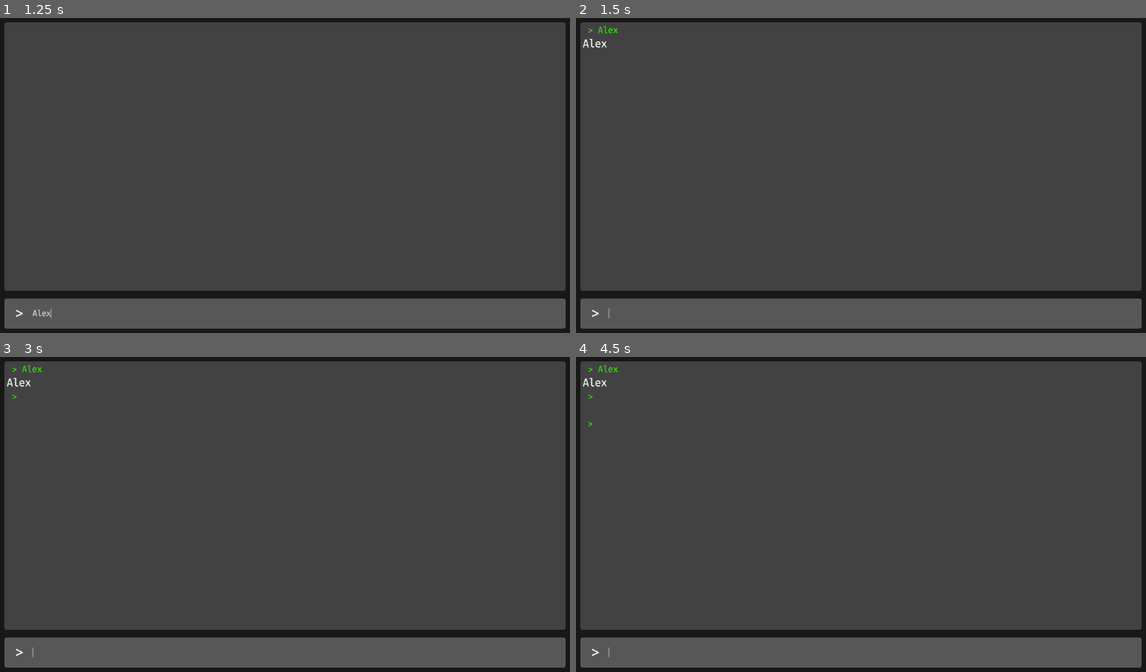
Above: before the commit, frames 1-4 (two rows, left to right).
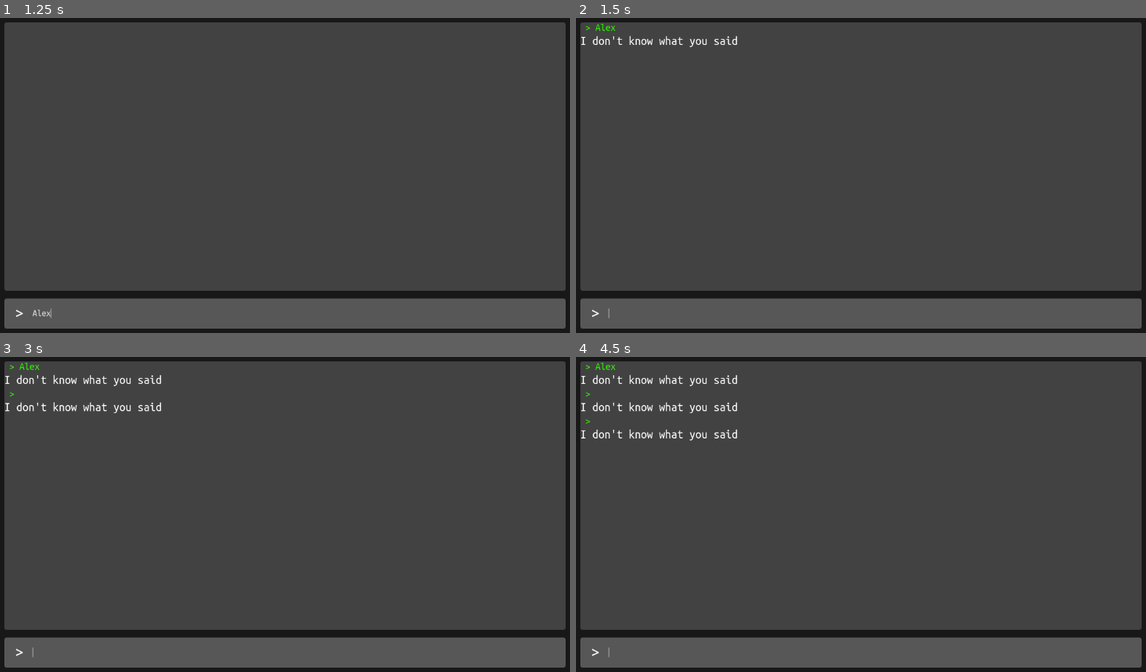
Above: after the commit, the same moments.

Repository: AkIszler/firstRPGGame
Game: Godot game, scene res://scenes/main_game.tscn
Two runs of this game, one before a commit and one after it. Both use one fixed random seed, a clock stepped at 60 frames per second and the inputs below.
Inputs (mouse positions are in pixels of both pictures, inside the frame that each line leads up to):
- Up to frame 1 (1.25 s): click (296, 314) at 0.52 s; type "Alex" at 0.6 s
- Up to frame 2 (1.5 s): tap Enter at 1.25 s
- Up to frame 3 (3 s): tap Space at 2 s; tap Enter at 2.75 s
- Up to frame 4 (4.5 s): tap Space at 3.5 s; tap Enter at 4.25 s

Frame 1 is identical in both runs. In frame 2, 0.4% of the frame differs, in the area x 0-29%, y 1-10%; in frame 3, 0.7%; in frame 4, 0.9%, in the area x 0-29%, y 1-27%.
Error before the commit: Invalid type in function 'connect' in base 'VScrollBar'. Cannot convert argument 2 from Object to Callable. (res://scripts/main_game.gd:11)

Commit message:
needsleep

Diff:
--- a/scenes/main_game.tscn
+++ b/scenes/main_game.tscn
@@ -64,21 +64,15 @@
 [node name="gameInfo" type="PanelContainer" parent="background/margin/Rows"]
 layout_mode = 2
 size_flags_vertical = 3
+size_flags_stretch_ratio = 1.1
 theme = SubResource("Theme_2paew")
 theme_override_styles/panel = SubResource("StyleBoxFlat_ieyeh")
 
-[node name="historyMargin" type="MarginContainer" parent="background/margin/Rows/gameInfo"]
+[node name="historyScroll" type="ScrollContainer" parent="background/margin/Rows/gameInfo"]
 layout_mode = 2
-theme_override_constants/margin_left = 5
-theme_override_constants/margin_top = 5
-theme_override_constants/margin_right = 5
-theme_override_constants/margin_bottom = 5
+horizontal_scroll_mode = 0
 
-[node name="historyScroll" type="ScrollContainer" parent="background/margin/Rows/gameInfo/historyMargin"]
-layout_mode = 2
-follow_focus = true
-
-[node name="HistoryRow" type="VBoxContainer" parent="background/margin/Rows/gameInfo/historyMargin/historyScroll"]
+[node name="HistoryRow" type="VBoxContainer" parent="background/margin/Rows/gameInfo/historyScroll"]
 layout_mode = 2
 
 [node name="inputArea" type="PanelContainer" parent="background/margin/Rows"]
--- a/scripts/main_game.gd
+++ b/scripts/main_game.gd
@@ -3,15 +3,20 @@
 
 const InputRespose = preload("res://scenes/input_response.tscn")
 
-@onready var history_rows = $background/margin/Rows/gameInfo/historyMargin/historyScroll/HistoryRow
-@onready var scroll = $background/margin/Rows/gameInfo/historyMargin/historyScroll
+var max_scroll_val = 0;
+
+@onready var history_rows = $background/margin/Rows/gameInfo/historyScroll/HistoryRow
+@onready var scroll = $background/margin/Rows/gameInfo/historyScroll
 @onready var scrollbar = scroll.get_v_scroll_bar()
 
 func _ready() -> void:
-	scrollbar.connect("changed",self, "_scroll_changed")
+	scrollbar.changed.connect(scroll_changed)
+	max_scroll_val = scrollbar.max_value
 
-func _scroll_changed():
-	scroll.scroll_vertical = scroll.max_value
+func scroll_changed():
+	if max_scroll_val != scrollbar.max_value:
+		max_scroll_val = scrollbar.max_value
+		scroll.scroll_vertical = max_scroll_val
 
 
 func _input_text_submitted(new_text: String) -> void:
@@ -22,5 +27,15 @@
 
 
 func ReturnToSender (new_text: String) -> String:
-	var returnMsg = new_text
+	var returnMsg = ""
+
+	if new_text == "hi mom":
+		returnMsg = "Hello Son"
+
+	elif new_text == "Hi Son":
+			returnMsg = "Hi Mom!"
+
+	else:
+		returnMsg = "I don't know what you said"
+
 	return returnMsg
